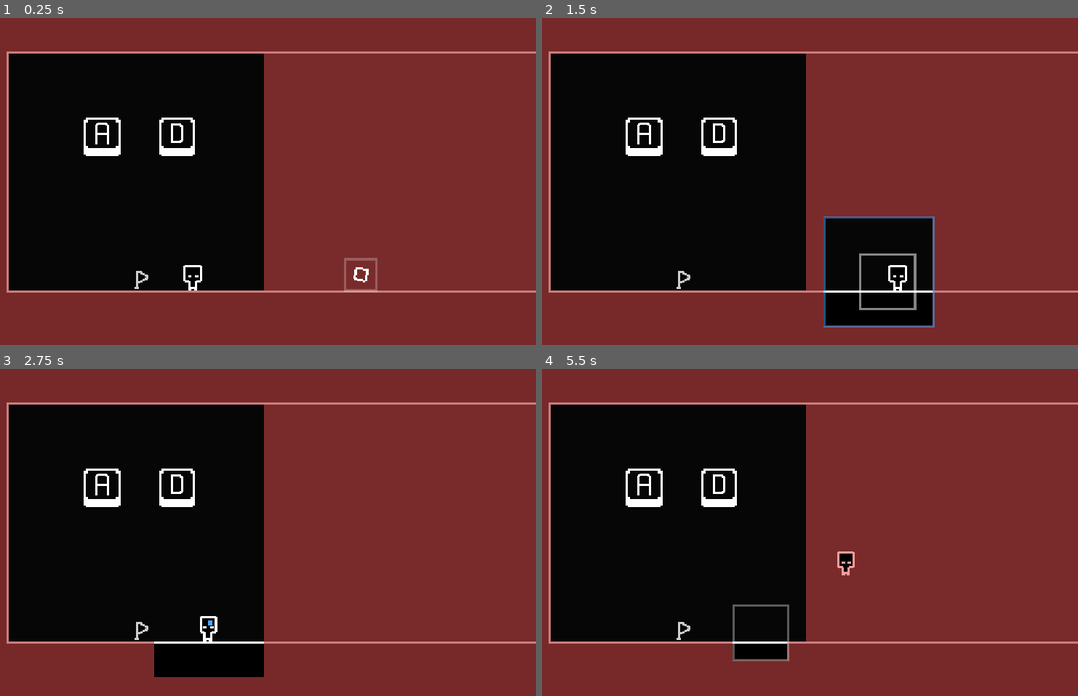
Above: before the commit, frames 1-4 (two rows, left to right).
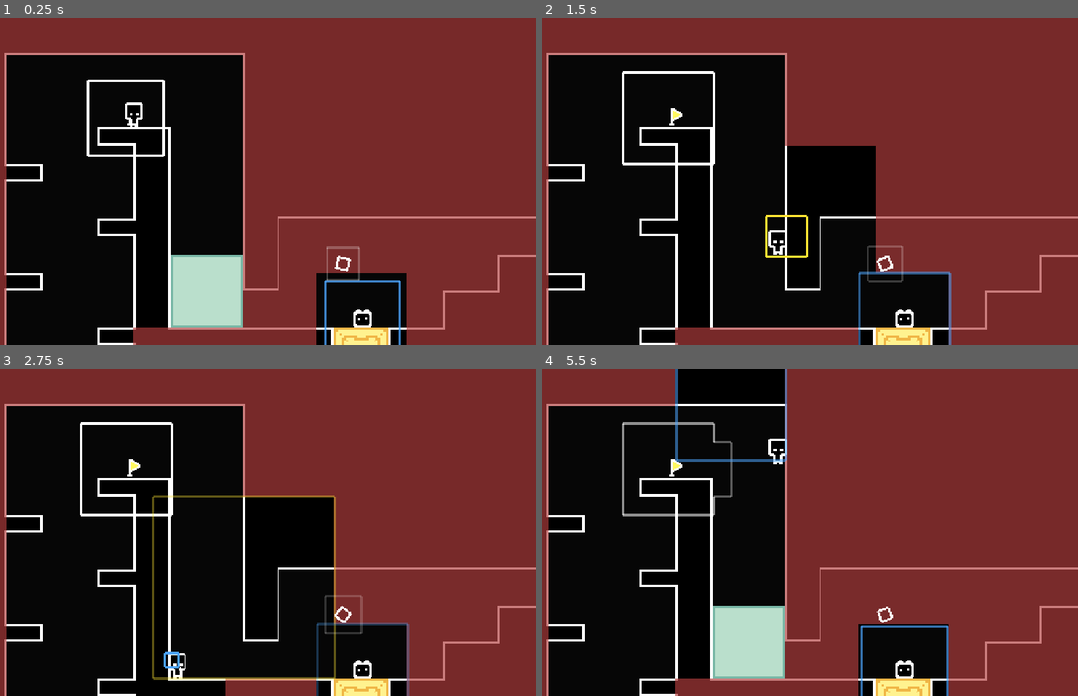
Above: after the commit, the same moments.

Repository: wolfstarlyla0310-ArCatene/NGJ
Game: Godot game, scene res://scenes/world/big_map.tscn
Same seed, same stepped clock (60 frames per second), same inputs: the game is played once before the commit and once after it.
Inputs (mouse positions are in pixels of both pictures, inside the frame that each line leads up to):
- Up to frame 1 (0.25 s): no input
- Up to frame 2 (1.5 s): move the mouse to (917, 165) at 0.52 s; hold D (move_right) 0.53-1.25 s; tap Space (jump) at 0.6, 0.77, 1.07 s; click (917, 165) at 0.67 s; drag from (670, 197) to (681, 279) at 1.27 s
- Up to frame 3 (2.75 s): move the mouse to (305, 460) at 2.02 s; hold A (move_left) from 2.03 s (still down); tap Space (jump) at 2.1 s
- Up to frame 4 (5.5 s): release A (move_left) at 2.75 s; drag from (756, 597) to (611, 483) at 2.77 s; move the mouse to (960, 581) at 3.52 s; hold D (move_right) 3.53-4.25 s; tap Space (jump) at 3.6, 3.77, 4.07, 5.1 s; tap R (restart) at 4.15 s; drag from (611, 483) to (681, 630) at 4.27 s; move the mouse to (815, 532) at 5.02 s; hold D (move_right) from 5.03 s (still down); click (815, 532) at 5.17 s

The runs differ from the first frame. In frame 1, 19% of the frame differs, in the area x 0-100%, y 10-100%; in frame 2, 21%; in frame 3, 23%; in frame 4, 22%.

Commit message:
feat: add jump sound and merge overlapping sound field outlines
- replace player move sound with jump sound
- draw same-color overlapping fields as a single union outline
- start in Room5, tune checkpoint fields and button door targets
- add sound field border tests and update docs

Co-Authored-By: Claude <noreply@anthropic.com>

Diff:
--- a/scenes/actors/player.tscn
+++ b/scenes/actors/player.tscn
@@ -2,9 +2,8 @@
 
 [ext_resource type="Script" uid="uid://piipypeag2ln" path="res://scripts/player.gd" id="1_script"]
 [ext_resource type="Texture2D" uid="uid://dgdhco5jh8xlj" path="res://assets/player/player.png" id="2_ru62r"]
-[ext_resource type="AudioStream" path="res://assets/sound/player_move.wav" id="3_move_sound"]
-[ext_resource type="AudioStream" path="res://assets/sound/player_die.wav" id="4_die_sound"]
-[ext_resource type="AudioStream" uid="uid://8uejbs88y135" path="res://assets/sound/BlueDrop/freesound_community-clothes-drop-2-40202.mp3" id="5_blue_drop"]
+[ext_resource type="AudioStream" uid="uid://cidlemwksjpkj" path="res://assets/sound/player_jump.wav" id="3_move_sound"]
+[ext_resource type="AudioStream" uid="uid://xsaiiw2c5p6k" path="res://assets/sound/player_die.wav" id="4_die_sound"]
 [ext_resource type="AudioStream" uid="uid://b3tjv07cc7pn0" path="res://assets/sound/YellowDrop/freesound_community-low-flr-93430.mp3" id="6_yellow_drop"]
 [ext_resource type="AudioStream" uid="uid://kb3k80fapx5d" path="res://assets/sound/PickUP/pickup.mp3" id="7_pickup"]
 
@@ -28,19 +27,19 @@
 position = Vector2(0, 4)
 shape = SubResource("RectangleShape2D_player")
 
-[node name="MoveSound" type="AudioStreamPlayer" parent="."]
+[node name="MoveSound" type="AudioStreamPlayer" parent="." unique_id=2932949]
 stream = ExtResource("3_move_sound")
 bus = &"Move"
 
-[node name="DieSound" type="AudioStreamPlayer" parent="."]
+[node name="DieSound" type="AudioStreamPlayer" parent="." unique_id=1250263871]
 stream = ExtResource("4_die_sound")
 bus = &"Die"
 
-[node name="BlueDropSound" type="AudioStreamPlayer" parent="."]
-stream = ExtResource("5_blue_drop")
+[node name="BlueDropSound" type="AudioStreamPlayer" parent="." unique_id=515729678]
+stream = ExtResource("3_move_sound")
 
-[node name="YellowDropSound" type="AudioStreamPlayer" parent="."]
+[node name="YellowDropSound" type="AudioStreamPlayer" parent="." unique_id=973183700]
 stream = ExtResource("6_yellow_drop")
 
-[node name="PickUpSound" type="AudioStreamPlayer" parent="."]
+[node name="PickUpSound" type="AudioStreamPlayer" parent="." unique_id=430408394]
 stream = ExtResource("7_pickup")
--- a/scenes/world/big_map.tscn
+++ b/scenes/world/big_map.tscn
@@ -30,10 +30,11 @@
 [ext_resource type="PackedScene" path="res://scenes/world/button_once.tscn" id="24_cmc5e"]
 [ext_resource type="AudioStream" uid="uid://cr8nrrq5nm15c" path="res://assets/sound/GlassBreaking/dragon-studio-glass-breaking-504033.mp3" id="25_glass"]
 
-[node name="BigMap" type="Node2D" unique_id=349531101]
+[node name="BigMap" type="Node2D" unique_id=349531101 node_paths=PackedStringArray("start_room")]
 position = Vector2(-1, 0)
 script = ExtResource("1_world")
 noise_grace_seconds = 0.385
+start_room = NodePath("Rooms/Room5")
 
 [node name="Terrain" type="TileMapLayer" parent="." unique_id=43033771]
 tile_map_data = PackedByteArray("AAAYABIAAAAAAAAAAAAYABEAAAAAAAAAAAAXABIAAAAAAAAAAAAXABEAAAAAAAAAAAAWABIAAAAAAAAAAAAWAB …(89616 unchanged characters)…
@@ -82,8 +83,9 @@
 z_index = 1
 script = ExtResource("3_breakables")
 
-[node name="GlassBreakingSound" type="AudioStreamPlayer" parent="Breakables"]
+[node name="GlassBreakingSound" type="AudioStreamPlayer" parent="Breakables" unique_id=1163565827]
 stream = ExtResource("25_glass")
+volume_db = -20.678
 
 [node name="Lv1" type="TileMapLayer" parent="Breakables" unique_id=259404461]
 tile_map_data = PackedByteArray("AAC6ACsAAAAGAAQAAAC6ACwAAAAFAAQAAAC6AC0AAAAFAAQAAAC6AC4AAAAEAAMAAAC6AC8AAAAFAAQAAAC6AD …(656 unchanged characters)…
@@ -135,87 +137,45 @@
 
 [node name="Checkpoint1" parent="Objects" unique_id=287388710 instance=ExtResource("11_checkpoint")]
 position = Vector2(149, 231)
-field_fade_enabled = null
-field_fade_seconds = null
-field_min_alpha = null
 
 [node name="Checkpoint2" parent="Objects" unique_id=81973759 instance=ExtResource("11_checkpoint")]
 position = Vector2(603, 231)
-field_fade_enabled = null
-field_fade_seconds = null
-field_min_alpha = null
 
 [node name="Checkpoint3" parent="Objects" unique_id=471374624 instance=ExtResource("11_checkpoint")]
 position = Vector2(1016, 231)
-field_fade_enabled = null
-field_fade_seconds = null
-field_min_alpha = null
 
 [node name="Checkpoint4" parent="Objects" unique_id=1511098424 instance=ExtResource("11_checkpoint")]
 position = Vector2(1525, 231)
-field_fade_enabled = null
-field_fade_seconds = null
-field_min_alpha = null
 
 [node name="Checkpoint6" parent="Objects" unique_id=1307762975 instance=ExtResource("11_checkpoint")]
 position = Vector2(1991, -89)
-field_fade_enabled = null
-field_fade_seconds = null
-field_min_alpha = null
 
 [node name="Checkpoint7" parent="Objects" unique_id=153851442 instance=ExtResource("11_checkpoint")]
 position = Vector2(2455, -89)
-field_fade_enabled = null
-field_fade_seconds = null
-field_min_alpha = null
 
 [node name="Checkpoint8" parent="Objects" unique_id=1588481427 instance=ExtResource("11_checkpoint")]
 position = Vector2(1688, 519)
-field_fade_enabled = null
-field_fade_seconds = null
-field_min_alpha = null
 
 [node name="Checkpoint9" parent="Objects" unique_id=298767222 instance=ExtResource("11_checkpoint")]
 position = Vector2(2040, 519)
-field_fade_enabled = null
-field_fade_seconds = null
-field_min_alpha = null
 
 [node name="Checkpoint10" parent="Objects" unique_id=509376881 instance=ExtResource("11_checkpoint")]
 position = Vector2(2520, 519)
-field_fade_enabled = null
-field_fade_seconds = null
-field_min_alpha = null
 
 [node name="Checkpoint11" parent="Objects" unique_id=1238650514 instance=ExtResource("11_checkpoint")]
 position = Vector2(2971, 519)
-field_fade_enabled = null
-field_fade_seconds = null
-field_min_alpha = null
 
 [node name="Checkpoint12" parent="Objects" unique_id=2064465273 instance=ExtResource("11_checkpoint")]
 position = Vector2(2089, 231)
-field_fade_enabled = null
-field_fade_seconds = null
-field_min_alpha = null
 
 [node name="Checkpoint13" parent="Objects" unique_id=736367335 instance=ExtResource("11_checkpoint")]
 position = Vector2(2314, -25)
-field_fade_enabled = null
-field_fade_seconds = null
-field_min_alpha = null
 
 [node name="Checkpoint14" parent="Objects" unique_id=92399946 instance=ExtResource("11_checkpoint")]
 position = Vector2(1584, -201)
-field_fade_enabled = null
-field_fade_seconds = null
-field_min_alpha = null
 
 [node name="Checkpoint15" parent="Objects" unique_id=462543573 instance=ExtResource("11_checkpoint")]
 position = Vector2(1215, 519)
-field_fade_enabled = null
-field_fade_seconds = null
-field_min_alpha = null
 
 [node name="Rooms" type="Node2D" parent="." unique_id=1359688628]
 
@@ -349,12 +309,12 @@
 [node name="ButtonOnce6" parent="Buttons" unique_id=2050999385 instance=ExtResource("24_cmc5e")]
 position = Vector2(3246, 520)
 mode = 1
-door_cells = Array[Vector2i]([Vector2i(166, 35)])
+door_cells = Array[Vector2i]([Vector2i(197, 35)])
 
 [node name="ButtonOnce7" parent="Buttons" unique_id=1714967319 instance=ExtResource("24_cmc5e")]
 position = Vector2(3111, 440)
 mode = 1
-door_cells = Array[Vector2i]([Vector2i(166, 35)])
+door_cells = Array[Vector2i]([Vector2i(197, 35)])
 
 [node name="Collectibles" type="Node2D" parent="." unique_id=1912886951]
 z_index = 4
@@ -405,7 +365,7 @@
 move_wave_side_cells = 1.0
 
 [node name="Animal5" parent="Animals" unique_id=1468490727 instance=ExtResource("18_b06ex")]
-position = Vector2(2662, 520)
+position = Vector2(2662, 518)
 move_wave_side_cells = 1.0
 
 [node name="DoorTiles" type="TileMapLayer" parent="." unique_id=1523891669]
--- a/scripts/sound_field.gd
+++ b/scripts/sound_field.gd
@@ -74,10 +74,88 @@
 	var draw_color := Color(color.r, color.g, color.b, color.a * alpha)
 	_draw_pixel_square(draw_color)
 
-## 硬边、按像素对齐的方框：关闭抗锯齿，并把四边吸附到整数世界坐标。
+## 硬边、按像素对齐的方框；同色重叠处只保留并集外轮廓。
 func _draw_pixel_square(draw_color: Color) -> void:
+	for piece in visible_border_rects():
+		draw_rect(Rect2(piece.position - global_position, piece.size), draw_color, true)
+
+## 当前实际绘制的方形区域（世界坐标、按像素取整），用于同类重叠判定。
+func drawn_world_rect() -> Rect2:
 	var half := maxf(1.0, roundf(current_side * 0.5))
-	var pixel_offset := global_position.round() - global_position
-	draw_rect(
-		Rect2(pixel_offset.x - half, pixel_offset.y - half, half * 2.0, half * 2.0),
-		draw_color, false, line_width, false)
+	var center := global_position.round()
+	return Rect2(center - Vector2(half, half), Vector2(half * 2.0, half * 2.0))
+
+## 同类判定：只看 RGB，忽略 alpha；白 / 蓝 / 黄 / 红各自成组。
+func _is_same_family(other: SoundField) -> bool:
+	return is_equal_approx(color.r, other.color.r) \
+		and is_equal_approx(color.g, other.color.g) \
+		and is_equal_approx(color.b, other.color.b)
+
+## 同一父节点下、可见的同类兄弟声场矩形（收集品脉冲是子节点，不会参与）。
+func _occluders() -> Array[Rect2]:
+	var rects: Array[Rect2] = []
+	var parent := get_parent()
+	if parent == null:
+		return rects
+	for child in parent.get_children():
+		if child == self or not child is SoundField:
+			continue
+		var other := child as SoundField
+		if other.is_queued_for_deletion() or not other.visible or not _is_same_family(other):
+			continue
+		rects.append(other.drawn_world_rect())
+	return rects
+
+## 当前可见的边界分段（世界坐标、厚度 line_width）；同类重叠处的内部边段已去掉。
+func visible_border_rects() -> Array[Rect2]:
+	var rect := drawn_world_rect()
+	var w := maxf(1.0, line_width)
+	var out: Array[Rect2] = []
+	for span in _visible_spans(rect.position.x, rect.end.x, rect.position.y, true):
+		out.append(Rect2(span.x, rect.position.y - w * 0.5, span.y - span.x, w))
+	for span in _visible_spans(rect.position.x, rect.end.x, rect.end.y, true):
+		out.append(Rect2(span.x, rect.end.y - w * 0.5, span.y - span.x, w))
+	for span in _visible_spans(rect.position.y, rect.end.y, rect.position.x, false):
+		out.append(Rect2(rect.position.x - w * 0.5, span.x, w, span.y - span.x))
+	for span in _visible_spans(rect.position.y, rect.end.y, rect.end.x, false):
+		out.append(Rect2(rect.end.x - w * 0.5, span.x, w, span.y - span.x))
+	return out
+
+## 沿一条边计算未被同类矩形遮住的区间；fixed 是边线另一轴的坐标。
+## 只有边线严格落在对方内部才遮挡：共享边/贴边不算重叠，公共边保留。
+func _visible_spans(edge_start: float, edge_end: float, fixed: float, horizontal: bool) -> Array[Vector2]:
+	var cuts: Array[Vector2] = []
+	for r in _occluders():
+		var a := 0.0
+		var b := 0.0
+		if horizontal:
+			if fixed <= r.position.y or fixed >= r.end.y:
+				continue
+			a = maxf(edge_start, r.position.x)
+			b = minf(edge_end, r.end.x)
+		else:
+			if fixed <= r.position.x or fixed >= r.end.x:
+				continue
+			a = maxf(edge_start, r.position.y)
+			b = minf(edge_end, r.end.y)
+		if b > a:
+			cuts.append(Vector2(a, b))
+	cuts.sort_custom(_sort_spans)
+	var spans: Array[Vector2] = []
+	var cursor := edge_start
+	for cut in cuts:
+		if cut.x > cursor:
+			spans.append(Vector2(roundf(cursor), roundf(cut.x)))
+		cursor = maxf(cursor, cut.y)
+		if cursor >= edge_end:
+			break
+	if cursor < edge_end:
+		spans.append(Vector2(roundf(cursor), roundf(edge_end)))
+	var cleaned: Array[Vector2] = []
+	for span in spans:
+		if span.y > span.x:
+			cleaned.append(span)
+	return cleaned
+
+func _sort_spans(a: Vector2, b: Vector2) -> bool:
+	return a.x < b.x
--- a/tests/audio_node_checks.gd
+++ b/tests/audio_node_checks.gd
@@ -68,6 +68,10 @@
 		"Player prefab includes both movement and death sound resources")
 	check(player.move_audio.bus == &"Move" and player.die_audio.bus == &"Die",
 		"Player sounds route to Move/Die buses")
+	var small_jump := player.get_node_or_null("BlueDropSound") as AudioStreamPlayer
+	check(small_jump != null and small_jump.stream != null \
+		and small_jump.stream.resource_path == "res://assets/sound/player_jump.wav",
+		"Small jump and small ceiling bump use player_jump.wav")
 	var manager := root.get_node_or_null("AudioManager")
 	check(manager != null, "AudioManager autoload is present")
 	var move_bus := AudioServer.get_bus_index("Move")
--- /dev/null
+++ b/tests/sound_field_border_checks.gd
@@ -0,0 +1,115 @@
+extends SceneTree
+## 验证同色重叠声场只保留并集外轮廓，异色重叠各自完整绘制。
+
+var failures: Array[String] = []
+
+func _initialize() -> void:
+	call_deferred("_run")
+
+func check(value: bool, message: String) -> void:
+	if value:
+		print("PASS  ", message)
+	else:
+		failures.append(message)
+		push_error("FAIL  " + message)
+
+func _container() -> Node2D:
+	var node := Node2D.new()
+	root.add_child(node)
+	return node
+
+func _make_field(container: Node2D, pos: Vector2, side: float, col: Color) -> SoundField:
+	var field := SoundField.new()
+	field.side_length = side
+	field.lifetime = INF
+	field.color = col
+	container.add_child(field)
+	field.global_position = pos
+	field.current_side = side
+	field.set_physics_process(false)
+	return field
+
+func _pieces_inside(field: SoundField, other: SoundField) -> int:
+	var rect := other.drawn_world_rect()
+	var count := 0
+	for piece in field.visible_border_rects():
+		if rect.has_point(piece.get_center()):
+			count += 1
+	return count
+
+func _run() -> void:
+	var white := Color.WHITE
+	var blue := SoundField.color_for_level(1)
+
+	# 1. 不重叠的同色场：各自保留 4 条边。
+	var c1 := _container()
+	var a1 := _make_field(c1, Vector2(0, 0), 64.0, white)
+	var b1 := _make_field(c1, Vector2(200, 0), 64.0, white)
+	check(a1.visible_border_rects().size() == 4, "Non-overlapping same-color field keeps four edges")
+	check(b1.visible_border_rects().size() == 4, "Second non-overlapping field keeps four edges")
+
+	# 2. 同色部分重叠：内部边段被去掉。
+	var c2 := _container()
+	var a2 := _make_field(c2, Vector2(0, 0), 64.0, white)
+	var b2 := _make_field(c2, Vector2(24, 24), 64.0, white)
+	check(_pieces_inside(a2, b2) == 0 and _pieces_inside(b2, a2) == 0,
+		"Same-color overlap hides interior border segments")
+	var right_shortened := false
+	for piece in a2.visible_border_rects():
+		if absf(piece.position.x - 31.0) < 2.0 and piece.size.y < 64.0:
+			right_shortened = true
+	check(right_shortened, "Overlapping edge is shortened instead of drawn through")
+	check(a2.visible_border_rects().size() > 0 and b2.visible_border_rects().size() > 0,
+		"Union outline still has visible border")
+
+	# 3. 同色完全包含：内层不画边界，外层保留。
+	var c3 := _container()
+	var big := _make_field(c3, Vector2(0, 0), 128.0, white)
+	var small := _make_field(c3, Vector2(0, 0), 32.0, white)
+	check(small.visible_border_rects().is_empty(), "Contained same-color field has no visible border")
+	check(big.visible_border_rects().size() == 4, "Outer same-color field keeps its border")
+
+	# 4. 异色重叠：互不去除，边界完整。
+	var c4 := _container()
+	var white4 := _make_field(c4, Vector2(0, 0), 64.0, white)
+	var blue4 := _make_field(c4, Vector2(24, 24), 64.0, blue)
+	check(white4.visible_border_rects().size() == 4 and blue4.visible_border_rects().size() == 4,
+		"Different-color overlap keeps both borders")
+	check(_pieces_inside(white4, blue4) > 0, "Different-color borders are not removed")
+
+	# 5. 同色仅相接（共享一条边）：公共边保留，无缺口。
+	var c5 := _container()
+	var left5 := _make_field(c5, Vector2(0, 0), 64.0, white)
+	var right5 := _make_field(c5, Vector2(64, 0), 64.0, white)
+	check(left5.visible_border_rects().size() == 4 and right5.visible_border_rects().size() == 4,
+		"Touching same-color fields keep the shared edge")
+
+	# 6. 判定不变：get_rect / contains_point 仍用完整 side_length。
+	var c6 := _container()
+	var logic := _make_field(c6, Vector2(0, 0), 64.0, white)
+	var logical_rect := logic.get_rect()
+	check(absf(logical_rect.size.x - 64.0) < 0.01 and absf(logical_rect.size.y - 64.0) < 0.01,
+		"Logical rect still uses the full side length")
+	check(logic.contains_point(Vector2.ZERO) and not logic.contains_point(Vector2(100, 100)),
+		"contains_point is unchanged")
+
+	# 7. 不同父节点下的同色场互不遮挡（如收集品脉冲）。
+	var c7a := _container()
+	var c7b := _container()
+	var solo_a := _make_field(c7a, Vector2(0, 0), 64.0, white)
+	var solo_b := _make_field(c7b, Vector2(24, 24), 64.0, white)
+	check(solo_a.visible_border_rects().size() == 4 and solo_b.visible_border_rects().size() == 4,
+		"Same-color fields with different parents do not merge")
+
+	# 8. 不可见的同类场不参与遮挡。
+	var c8 := _container()
+	var visible8 := _make_field(c8, Vector2(0, 0), 64.0, white)
+	var hidden8 := _make_field(c8, Vector2(24, 24), 64.0, white)
+	hidden8.visible = false
+	check(visible8.visible_border_rects().size() == 4, "Hidden same-color field does not occlude")
+
+	for container in [c1, c2, c3, c4, c5, c6, c7a, c7b, c8]:
+		container.queue_free()
+	await process_frame
+	print("\nSound field border checks: ", "ALL PASSED" if failures.is_empty() else "%d FAILED" % failures.size())
+	quit(0 if failures.is_empty() else 1)
Not shown, changed: assets/sound/player_jump.wav.import
Not shown, added: tests/sound_field_border_checks.gd.uid
Not shown, added: assets/sound/player_jump.wav
Not shown, changed: docs/verification.md
